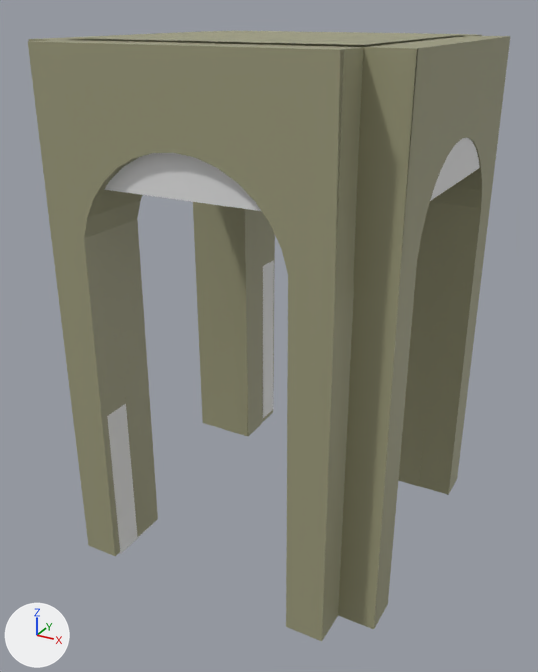
One commit to the glTF model 箱庭/Asset/Models/Terrains/R'lyeh/Cathedral/Arch/Arch.gltf: the scene before it, then after it.
Both versions are drawn from a 50 mm camera at (27.1, -28.8, 29.6) aimed at (7.7, 6.7, 11.9). The lights are fixed; the arrows at lower left show +X, +Y and +Z. Where no turn or scale is listed for an object, it has been applied to the vertices. Vertices at the same position are counted once.

The older version as bpy lines, for what is in view:
```python
mat_material_001 = principled_material('Material.001')
mat_material_001.texture = img_sunahekil03
me_円錐 = bpy.data.meshes.new('円錐')
me_円錐.from_pydata(...)  # 413 vertices, 803 faces; spans x -9.8..9.9, y -9.9..9.8, z -28.6..0.0
me_円錐.materials.append(mat_material_001)  # picture img_sunahekil03
me_立方体 = bpy.data.meshes.new('立方体')
me_立方体.from_pydata(...)  # 64 vertices, 120 faces; spans x -2.9..16.5, y -1.7..17.5, z -13.4..15.0
ob_col = bpy.data.objects.new('COL', me_立方体)
ob_col.location = (1.09, 0.0, 13.09)
ob_円錐 = bpy.data.objects.new('円錐', me_円錐)
ob_円錐.location = (7.75, 7.79, 28.34)
```
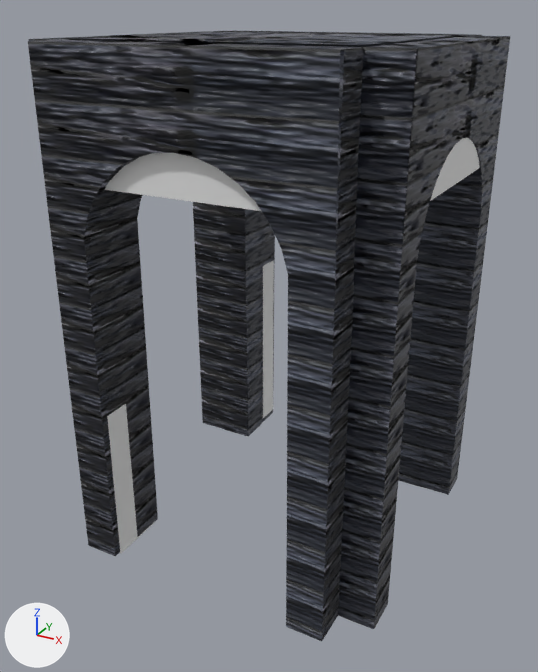
What changed in the scene script:
```text
Add img_stone2:
    img_stone2 = load_image('stone2', 'stone2.jpg', 64, 43, 'sRGB')
Add img_normalstone2:
    img_normalstone2 = load_image('normalstone2', 'normalstone2.png', 64, 43, 'Non-Color')
Change mat_material_001:
    where n2 = _N.new('ShaderNodeTexImage'); n2.name = 'Image Texture'
    n2.image: img_sunahekil03 -> img_stone2
    add n3 = _N.new('ShaderNodeNormalMap'); n3.name = 'Normal Map'
    add n3.uv_map = 'UVMap'
    add n4 = _N.new('ShaderNodeTexImage'); n4.name = 'Image Texture.001'
    add n4.image = img_normalstone2
    where n0 = _N.new('ShaderNodeBsdfPrincipled'); n0.name = 'Principled BSDF'
    add _L.new(n3.outputs[0], n0.inputs[5])  # 'Normal' to 'Normal'
    add _L.new(n4.outputs[0], n3.inputs[1])  # 'Color' to 'Color'
Change me_円錐:
    where me_円錐.from_pydata(...)  # 413 vertices, 803 faces; spans x -9.8..9.9, y -9.9..9.8, z -28.6..0.0
    used by ob_円錐; location = (7.75, 7.79, 28.34)
    me_円錐 part 1: texture (UV) coordinates of 803 of 803 faces, centred in x -9.8..9.9, y -9.9..9.8, z -28.6..0.0, changed; they spanned u 0.0..1.0, v 0.0..1.0 and now span u -2.33..-1.72, v -9.24..2.01
```

Where the change shows, as pixel boxes (x1, y1, x2, y2) in the pictures (538 x 672 px):
'円錐', surface changed (yellow to black)
    both: (28, 31, 510, 641)
